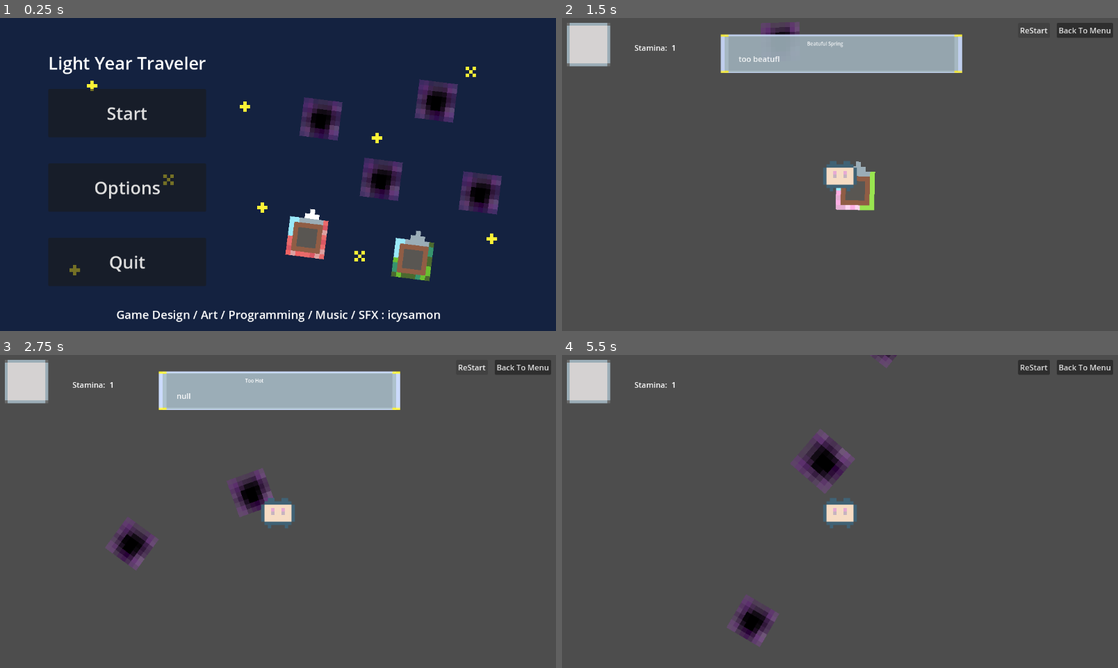
Above: before the commit, frames 1-4 (two rows, left to right).
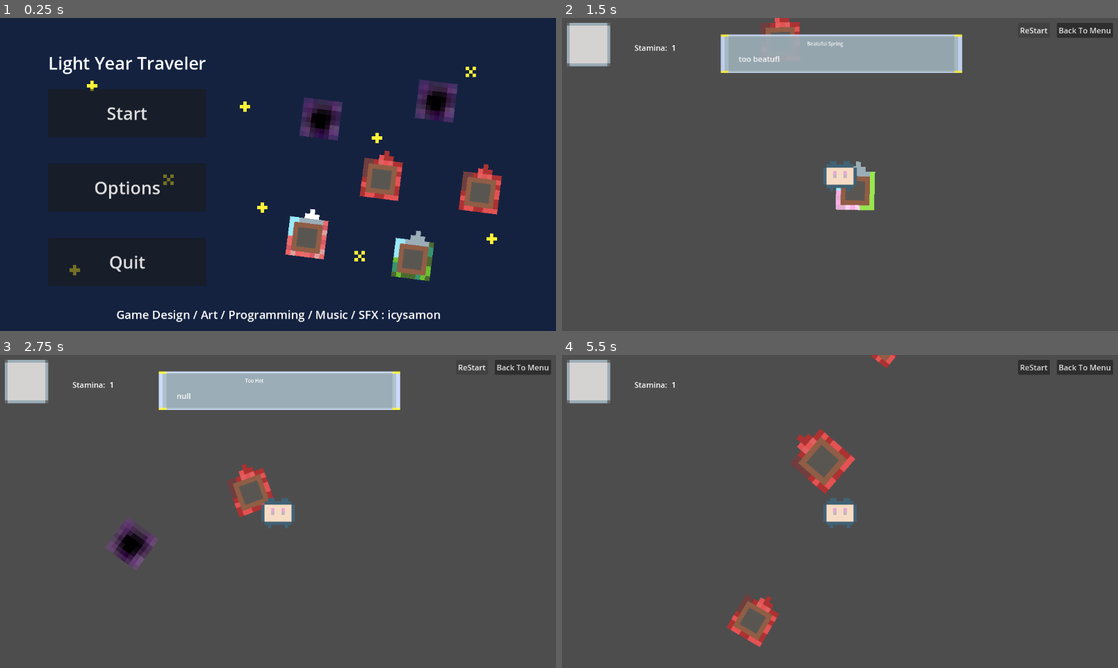
Above: after the commit, the same moments.

Repository: icysamon/LightYearsTraveler
Game: Godot game, scene res://scene/main/menu.tscn
Two runs of this game, one before a commit and one after it. Both use one fixed random seed, a clock stepped at 60 frames per second and the inputs below.
Inputs (mouse positions are in pixels of both pictures, inside the frame that each line leads up to):
- Up to frame 1 (0.25 s): no input
- Up to frame 2 (1.5 s): click "Start" at 0.5 s; click "ReStart" at 1.25 s
- Up to frame 3 (2.75 s): click "ReStart" at 2 s
- Up to frame 4 (5.5 s): click "ReStart" at 2.75 s; click "Back To Menu" at 3.5 s; click "Start" at 4.25 s; move the mouse to (817, 439) at 5.02 s; press the mouse at (817, 439) at 5.03 s

The runs differ from the first frame. In frame 1, 1.8% of the frame differs, in the area x 64-91%, y 42-63%; in frame 2, 0.3%; in frame 3, 0.9%; in frame 4, 2.4%, in the area x 29-61%, y 0-94%.

Commit message:
refactor: planet.gd; fix: delta warning

Diff:
--- a/scene/main/global.tscn
+++ b/scene/main/global.tscn
@@ -21,7 +21,6 @@
 
 [node name="Planet" parent="." instance=ExtResource("2_yc56x")]
 position = Vector2(567, 437)
-speed_rotation = 0.5
 event = ExtResource("5_padxx")
 
 [node name="AnimationPlayer" type="AnimationPlayer" parent="."]
--- a/scripts/music_menu.gd
+++ b/scripts/music_menu.gd
@@ -4,4 +4,4 @@
 func _process(delta):
 	if !self.is_playing():
 		self.play()
-	pass
+	return delta
--- a/scripts/planet.gd
+++ b/scripts/planet.gd
@@ -1,17 +1,13 @@
 extends Node2D
 
-
-const TWEEN_SCALE_TIME = 0.1
-
-var TIP = preload("res://scene/child/tip.tscn")
-
+@onready var TIP = preload("res://scene/child/tip.tscn")
 @onready var SPRITE2D = $Sprite2D
 @onready var GAME_OVER = preload("res://scene/child/game_over.tscn")
 
 @export var texture : Texture
 @export var speed_rotation : float = 0.5
 @export var event : Resource
-
+@export var event_array : Array[Resource]
 
 enum Type{
 	SUPPER_EARTH = 0,
@@ -27,13 +23,17 @@
 	WINTER = 3
 }
 
+# planet type
+var planet_type
 var planet_type_array : Array[Texture] = [
+	preload("res://assets/planet/spring.png"),
 	preload("res://assets/planet/hell0.png"),
-	preload("res://assets/planet/black_hole.png"),
-	preload("res://assets/planet/black_hole.png"),
+	preload("res://assets/planet/hell0.png"),
 	preload("res://assets/planet/black_hole.png")
 	]
 
+# planet season
+var planet_season
 var planet_season_array : Array[Texture] = [
 	preload("res://assets/planet/spring.png"),
 	preload("res://assets/planet/summer.png"),
@@ -41,22 +41,22 @@
 	preload("res://assets/planet/winter.png"),
 ]
 
-var planet_type
-var planet_season
-
-@export var event_array : Array[Resource]
+
+
 
 # tween
 var default_scale : Vector2 = Vector2.ONE
 var tween_size_add : Vector2 = Vector2.ONE * 0.2
 
+# planet parameter
 var planet_energy : int = 10
+const TWEEN_SCALE_TIME : float = 0.1
 
 # area node
+var player
+var area_name : String = "planet"
 var get_player : bool = false
 var get_planet : bool = false
-var player
-var area_name = "planet"
 var flag_tip : bool = false
 var flag_first_enter : bool = false
 
@@ -87,18 +87,18 @@
 # self function
 func _probability(percent : float = 0.50):
 	var threshold : float = randf()
-	if threshold < percent:
-		return true
-	else:
-		return false
+	if threshold < percent: return true
+	else: return false
 
 
 func _on_mouse_entered():
+	# tween animation when mouse entered
 	var tween = get_tree().create_tween()
 	tween.tween_property(self, "scale", default_scale + tween_size_add, TWEEN_SCALE_TIME)
 
 
 func _on_mouse_exited():
+	# tween animation when mouse exited
 	var tween = get_tree().create_tween()
 	tween.tween_property(self, "scale", default_scale, TWEEN_SCALE_TIME)
 
@@ -120,13 +120,16 @@
 			tip.event_description = event.description
 			player.get_node("Camera2D/UI").add_child(tip)
 
+	# when get planet (error status)
 	elif area.area_type == "planet":
+		push_warning("planet to planet collision!")
 		get_player = false
 		get_planet = true
 	pass
 
 
 func _on_timer_timeout():
+	# random change planet type
 	match planet_type:
 		Type.SUPPER_EARTH:
 			if _probability(0.3):
@@ -148,6 +151,8 @@
 				$Sprite2D.texture = planet_type_array[Type.HELL]
 				planet_type = Type.HELL
 
+
+	# change supper earth season
 	if planet_type == Type.SUPPER_EARTH:
 		match planet_season:
 			Season.SPRING:
@@ -162,6 +167,7 @@
 
 func _on_timer_stamina_timeout():
 	if get_player and planet_energy > 0 and player.stamina != null:
+		# stamina
 		match planet_type:
 			Type.SUPPER_EARTH:
 				match planet_season:
@@ -180,18 +186,19 @@
 			Type.SUPPER_EARTH:
 				player.stamina -= 10000
 
-
+	# game over
 	elif get_player and planet_energy <= 0:
 		if !flag_tip:
 			flag_tip = true
 			var tip = TIP.instantiate()
 			tip.scale = Vector2.ONE * 0.5
 			get_tree().root.get_node("Node2D/Player/Camera2D").add_child(tip)
-	pass # Replace with function body.
+	pass
 
 
 func _on_area_2d_area_exited(area):
+	# when player leave planet
 	if area.area_type == "player":
 		get_player = false
 		flag_tip = false
-	pass # Replace with function body.
+	pass
--- a/scripts/player.gd
+++ b/scripts/player.gd
@@ -14,3 +14,4 @@
 		flag_game_over = true
 		$Camera2D/UI.add_child(game_over)
 		$Camera2D/UI.move_child(game_over, 0)
+	return delta
